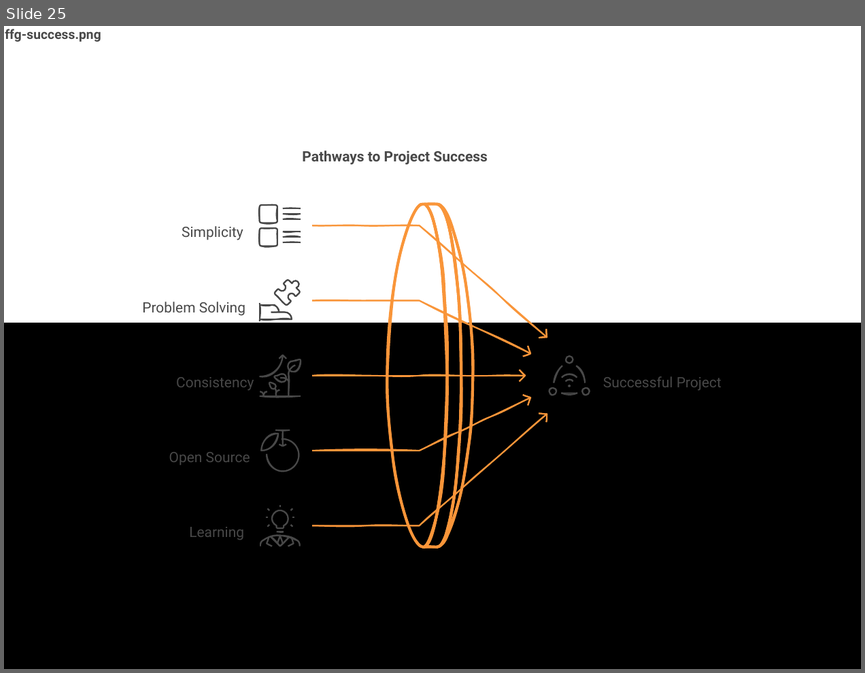
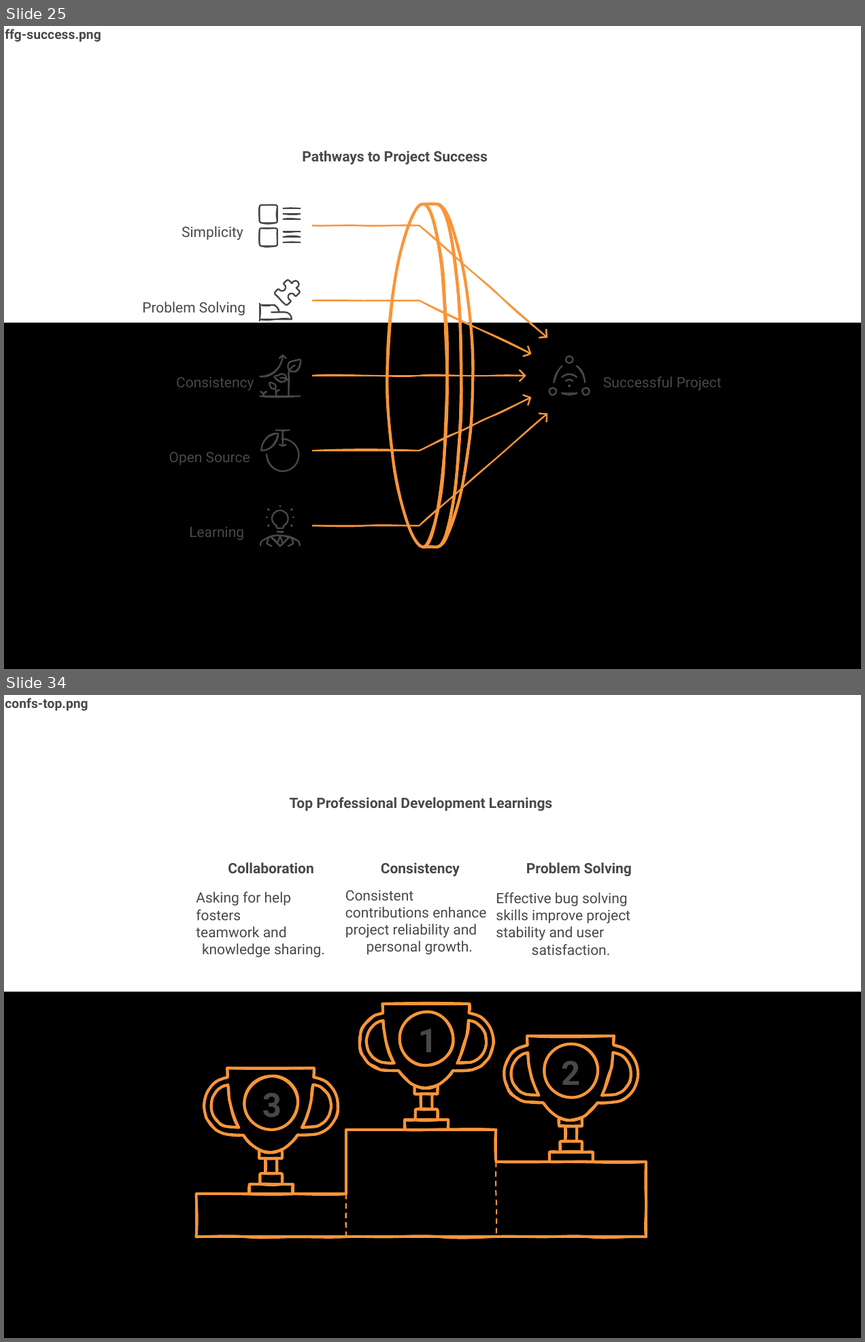
Before and after one commit to JuanPabloDiaz/jpdiaz, a slide deck: src/assets/images/blog/blog-images.pptx. Shown one above the other, each under a label of ours: slide 25 before the commit, slides 25 and 34 after it; the slides between them are not shown. The pictures are 865x673 and 865x1342 pixels, drawn with LibreOffice and Linux fonts; fonts in the diff are those of the drawing. Boxes give left, top, right and bottom in pixels: in the first picture for what was removed or moved away, otherwise in the second. Text is boxed around its words. In the diff, an @@ line names an element or a change of style, - is before the commit and + after.

```diff
--- a/src/assets/images/blog/blog-images.pptx
+++ b/src/assets/images/blog/blog-images.pptx
@@ slide 34 added at [4,695,861,1338], background #FFFFFF; not listed: 1 template element that a slide beside it also shows @@
@@ text added at [5,698,88,711], 11 pt, text #484848, bold @@
+confs-top.png
@@ text added at [290,797,552,811], 12 pt, text #484848, bold @@
+Top Professional Development Learnings
@@ text added at [228,862,313,873], 12 pt, text #484848, bold @@
+Collaboration
@@ text added at [381,862,460,877], 12 pt, text #484848, bold @@
+Consistency
@@ text added at [526,862,632,877], 12 pt, text #484848, bold @@
+Problem Solving
@@ text added at [196,892,325,957], 12 pt, text #484848 @@
+Asking for help fosters
+teamwork and
+knowledge sharing.
@@ text added at [345,890,486,955], 12 pt, text #484848 @@
+Consistent
+contributions enhance
+project reliability and
+personal growth.
@@ text added at [496,892,630,955], 12 pt, text #484848 @@
+Effective bug solving
+skills improve project
+stability and user
+satisfaction.
@@ freeform shape added at [360,1002,495,1130], outline #F99539 2.25 pt @@
@@ freeform shape added at [360,1004,494,1130], outline #F99539 2.25 pt @@
@@ text added at [418,1028,437,1052], 28 pt, text #484848, bold @@
+1
@@ freeform shape added at [504,1036,638,1162], outline #F99539 2.25 pt @@
@@ freeform shape added at [504,1036,638,1162], outline #F99539 2.25 pt @@
@@ text added at [561,1061,580,1085], 28 pt, text #484848, bold @@
+2
@@ freeform shape added at [204,1068,338,1195], outline #F99539 2.25 pt @@
@@ freeform shape added at [204,1068,338,1193], outline #F99539 2.25 pt @@
@@ text added at [262,1093,281,1117], 28 pt, text #484848, bold @@
+3
@@ freeform shape added at [196,1129,647,1239], outline #F99539 2.25 pt @@
@@ freeform shape added at [196,1130,646,1236], outline #F99539 2.25 pt @@
@@ freeform shape added at [345,1162,496,1238], outline #F99539 1.12 pt dashed @@
@@ freeform shape added at [346,1162,496,1238], outline #F99539 1.12 pt dashed @@
```
Also in this commit, not shown: 11 other slides added, 8 other files.
